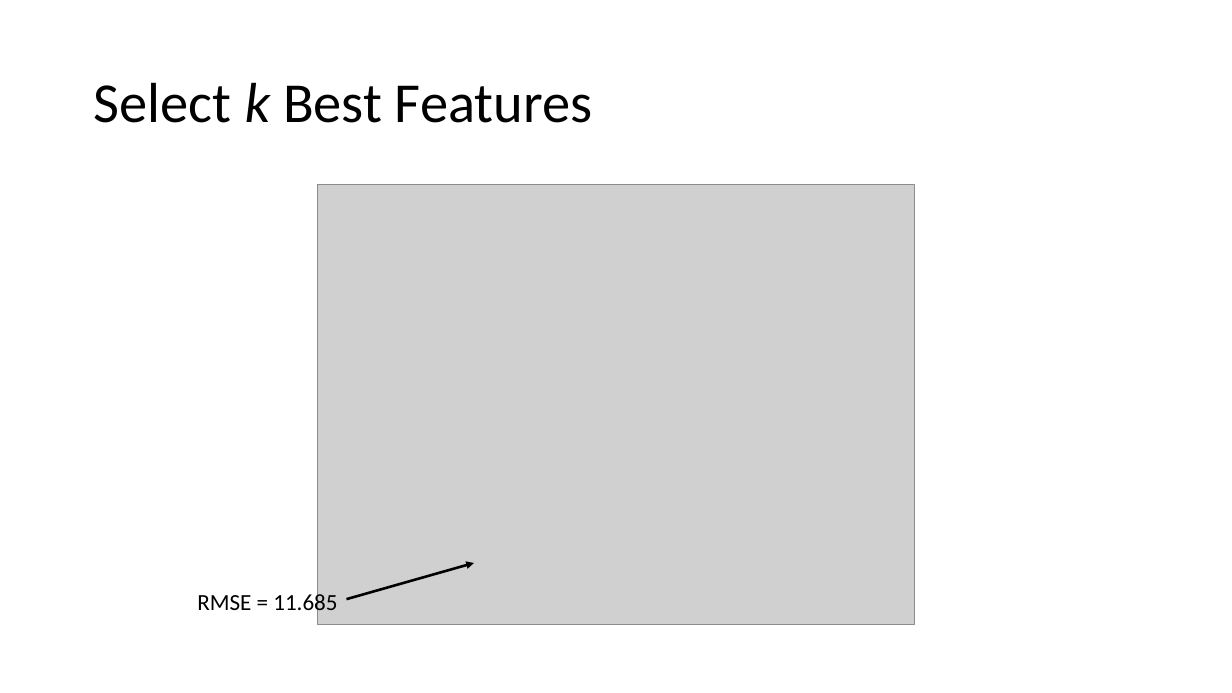
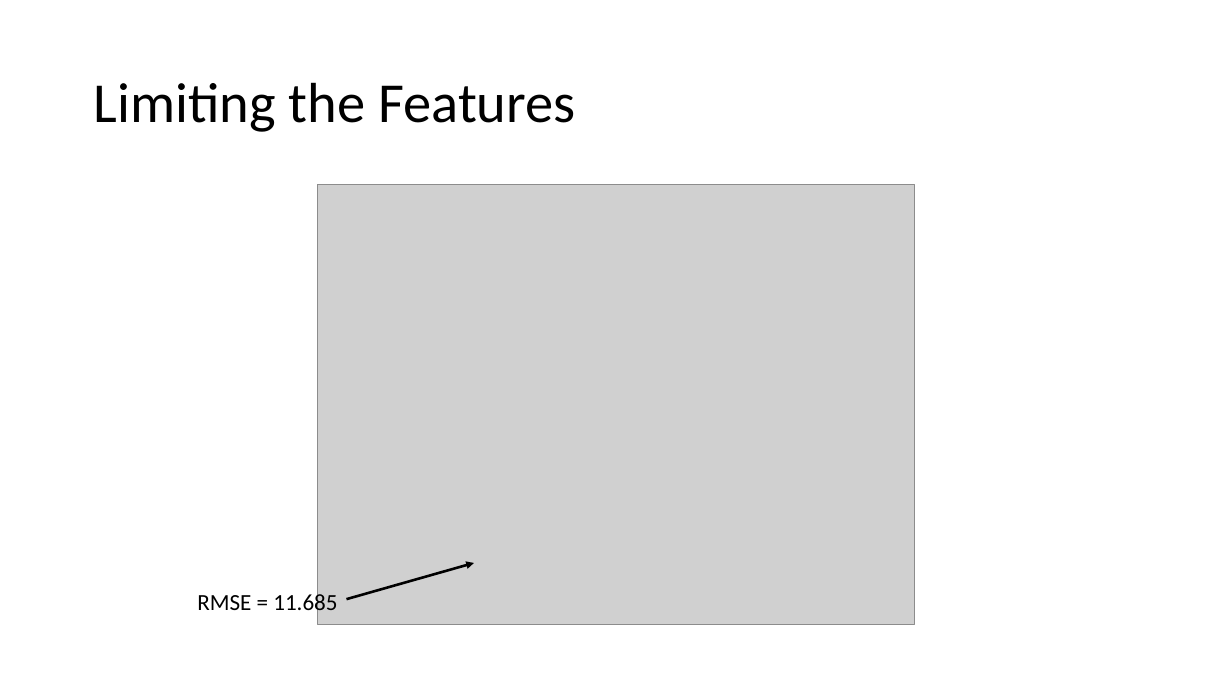
Before and after one commit to cda913/Capstone, a slide deck: slide 13 of AitkinCapstonePresentation.pptx (slide 15 before the commit). Drawn at 1232x693 pixels with LibreOffice and Linux fonts; fonts in the diff are those of the drawing; grey boxes stand for pictures. Boxes give left, top, right and bottom in pixels: in the first picture for what was removed or moved away, otherwise in the second. Text is boxed around its words. In the diff, an @@ line names an element or a change of style, - is before the commit and + after.

```diff
--- a/AitkinCapstonePresentation.pptx
+++ b/AitkinCapstonePresentation.pptx
@@ title at [94,82,575,132]: text changed @@
-Select k Best Features
+Limiting the Features
```
Also in this commit, not shown: 5 other slides changed, 4 slides added, 1 slide removed.
